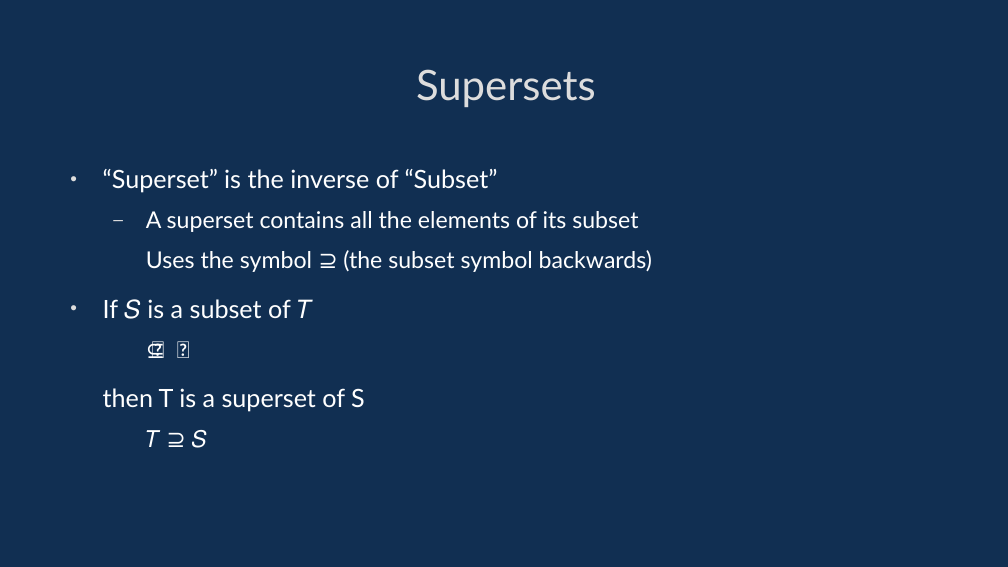
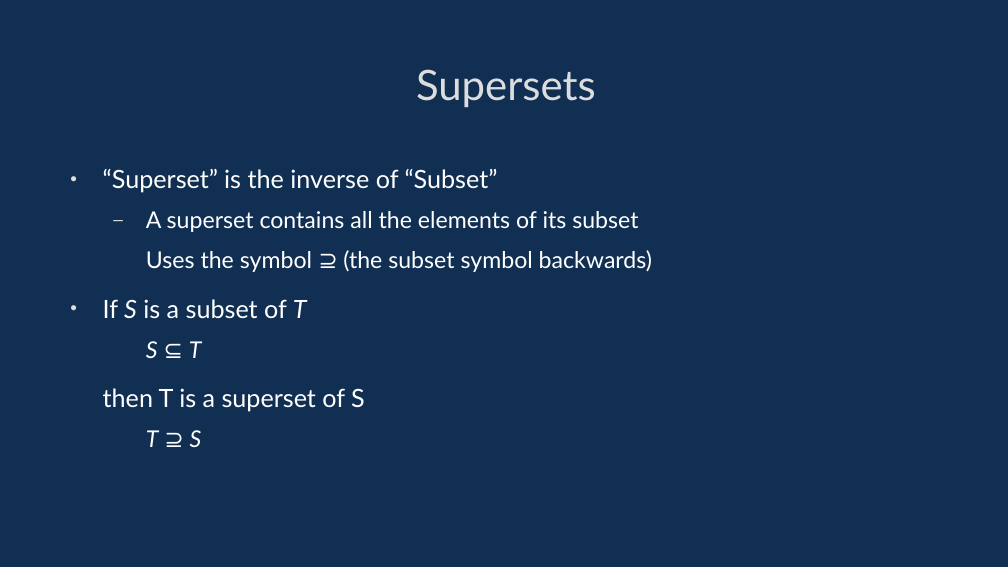
Before and after one commit to davidgundry/maths22-23, a slide deck: slide 53 of slides/maths-6-set-theory.odp. Drawn at 1008x567 pixels with LibreOffice and Linux fonts; fonts in the diff are those of the drawing. Boxes give left, top, right and bottom in pixels: in the first picture for what was removed or moved away, otherwise in the second. Text is boxed around its words. In the diff, an @@ line names an element or a change of style, - is before the commit and + after.

```diff
--- a/slides/maths-6-set-theory.odp
+++ b/slides/maths-6-set-theory.odp
@@ text at (103, 299, 307, 358): text changed @@
-• If 𝑆 is a subset of 𝑇
-  𝑆 ⊆ 𝑇
+• If S is a subset of T
+  S ⊆ T
@@ text at (146, 430, 202, 447): text changed; italic on @@
-  𝑇 ⊇ 𝑆
+  T ⊇ S
```
Also in this commit, not shown: 7 other slides changed.
